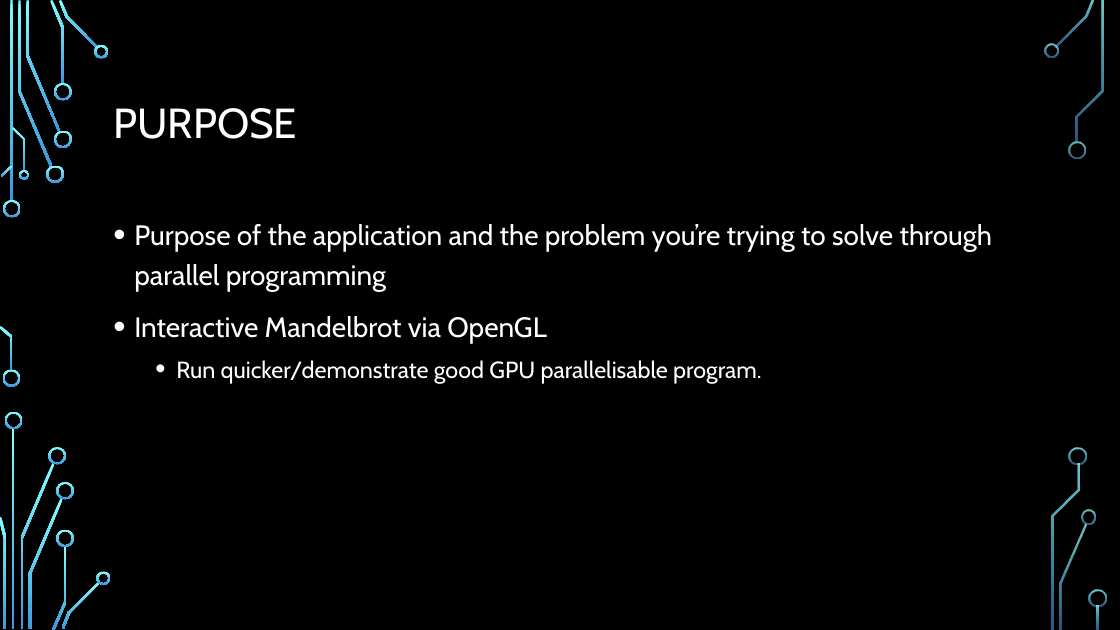
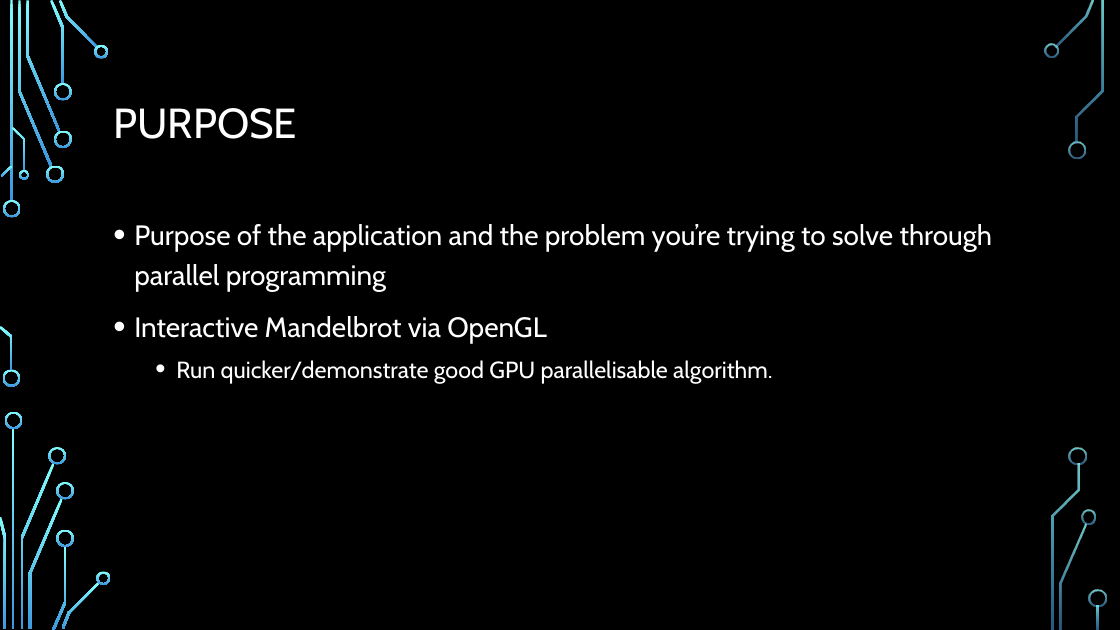
Before and after one commit to Shorte240/DSaA-Submission, a slide deck: slide 3 of CMP202 Assessment.pptx (slide 6 before the commit). Drawn at 1120x630 pixels with LibreOffice and Linux fonts; fonts in the diff are those of the drawing; background and template pictures are left out. Boxes give left, top, right and bottom in pixels: in the first picture for what was removed or moved away, otherwise in the second. Text is boxed around its words. In the diff, an @@ line names an element or a change of style, - is before the commit and + after.

```diff
--- a/CMP202 Assessment.pptx
+++ b/CMP202 Assessment.pptx
@@ text at (176,360,772,384): text changed @@
-  • Run quicker/demonstrate good GPU parallelisable program.
+  • Run quicker/demonstrate good GPU parallelisable algorithm.
```
Also in this commit, not shown: 6 other slides changed, 2 other files.
